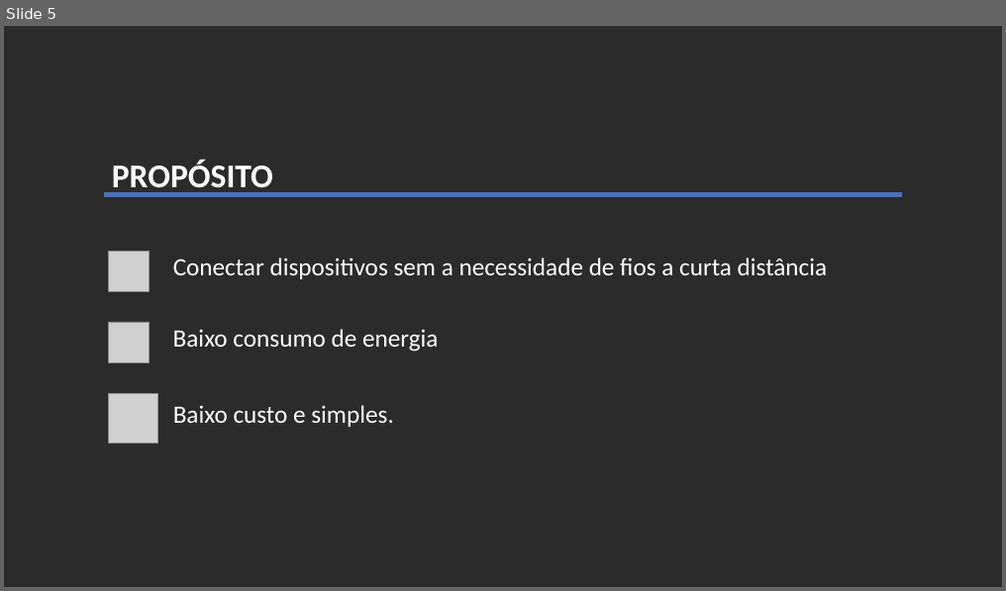
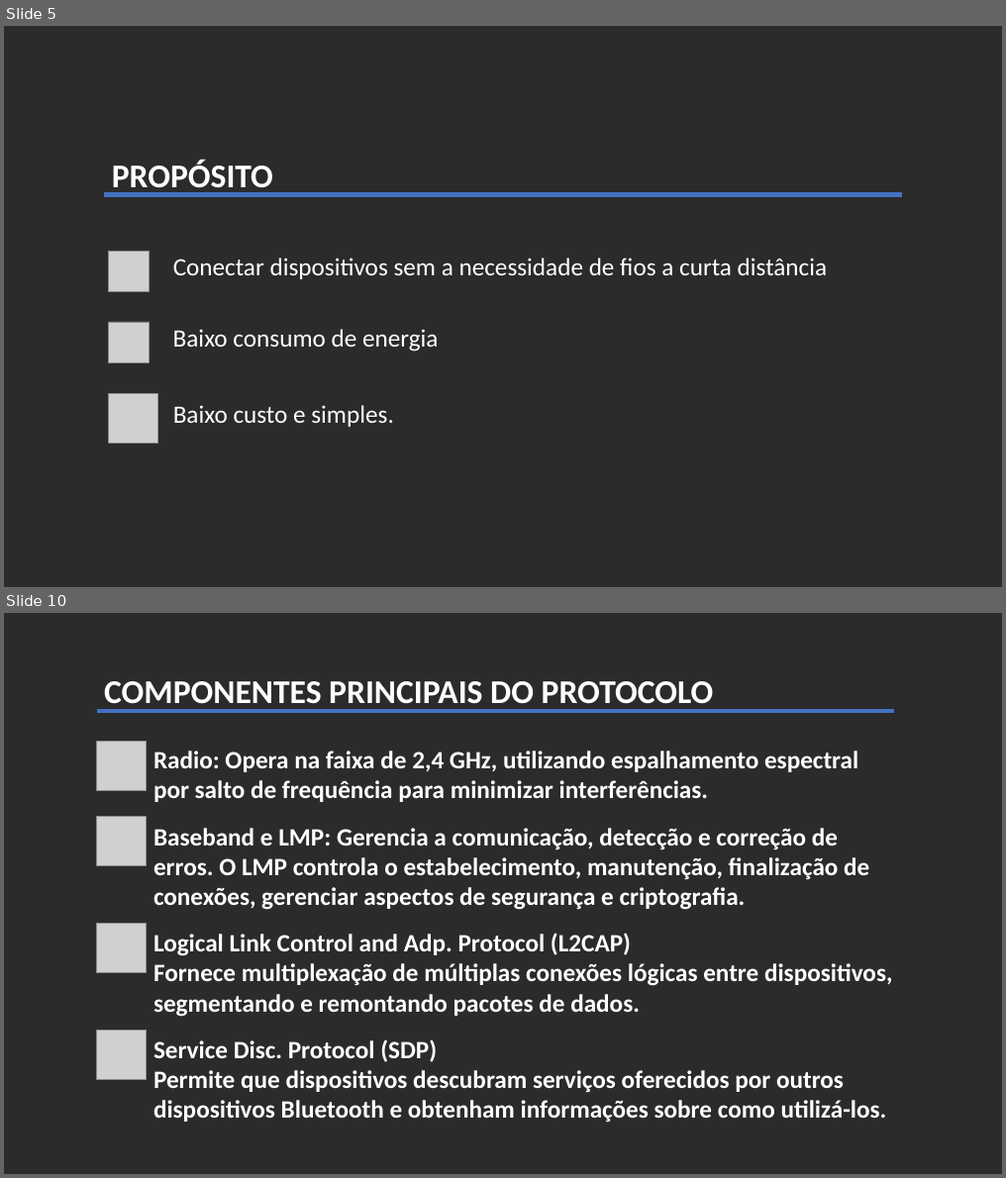
Before and after one commit to VandersonSenai/MODULO03, a slide deck: IoT/Apresentação Protocolos IoT BT.pptx. Shown one above the other, each under a label of ours: slide 5 before the commit, slides 5 and 10 after it; the slides between them are not shown. The pictures are 1006x591 and 1006x1178 pixels, drawn with LibreOffice and Linux fonts; fonts in the diff are those of the drawing; grey boxes stand for pictures; background and template pictures are left out; a plain dark background stands for a picture behind light text. Boxes give left, top, right and bottom in pixels: in the first picture for what was removed or moved away, otherwise in the second. Text is boxed around its words. In the diff, an @@ line names an element or a change of style, - is before the commit and + after.

```diff
--- a/IoT/Apresentação Protocolos IoT BT.pptx
+++ b/IoT/Apresentação Protocolos IoT BT.pptx
@@ slide 10 added at box(4, 613, 1002, 1174), background picture (left out) @@
@@ subtitle added at box(104, 681, 714, 712), 32 pt, text #FFFFFF, bold @@
+COMPONENTES PRINCIPAIS DO PROTOCOLO
@@ line added from (97, 711) to (894, 711), #4472C4 4.5 pt @@
@@ picture added at box(97, 741, 147, 790) @@
@@ text added at box(153, 751, 858, 802), 24 pt, text #FFFFFF, bold @@
+Radio: Opera na faixa de 2,4 GHz, utilizando espalhamento espectral por salto de frequência para minimizar interferências.
@@ picture added at box(97, 817, 147, 866) @@
@@ text added at box(153, 828, 869, 910), 24 pt, text #FFFFFF, bold @@
+Baseband e LMP: Gerencia a comunicação, detecção e correção de erros. O LMP controla o estabelecimento, manutenção, finalização de conexões, gerenciar aspectos de segurança e criptografia.
@@ picture added at box(97, 924, 147, 973) @@
@@ text added at box(153, 933, 892, 1017), 24 pt, text #FFFFFF, bold @@
+Logical Link Control and Adp. Protocol (L2CAP)
+Fornece multiplexação de múltiplas conexões lógicas entre dispositivos, segmentando e remontando pacotes de dados.
@@ picture added at box(97, 1031, 147, 1080) @@
@@ text added at box(153, 1040, 887, 1123), 24 pt, text #FFFFFF, bold @@
+Service Disc. Protocol (SDP)
+Permite que dispositivos descubram serviços oferecidos por outros dispositivos Bluetooth e obtenham informações sobre como utilizá-los.
```
Also in this commit, not shown: 5 slides changed, 11 other slides added, 4 slides removed, 6 other files.
